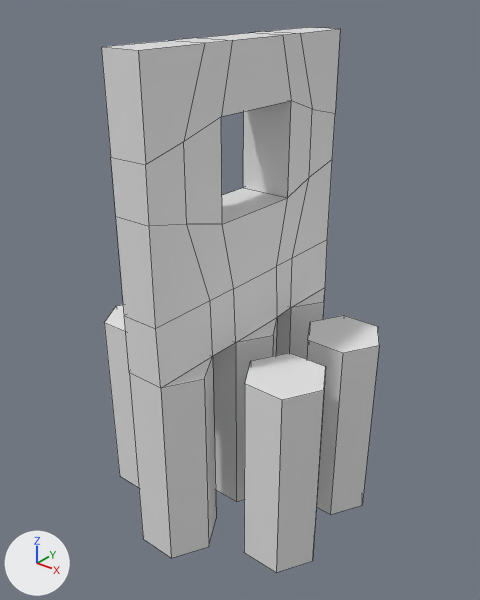
A saved change to the Blender file suporte_hexa.blend.
The view is the same before and after, from a 50 mm camera at (0.0324, -0.0401, 0.0278) aimed at (-0.0001, 0.0006, 0.0026). The axes (+X, +Y, +Z) are drawn at lower left. The lights are the same throughout. Mesh edges are drawn as thin lines.

Objects in the first picture: 'forma inicial.001'.
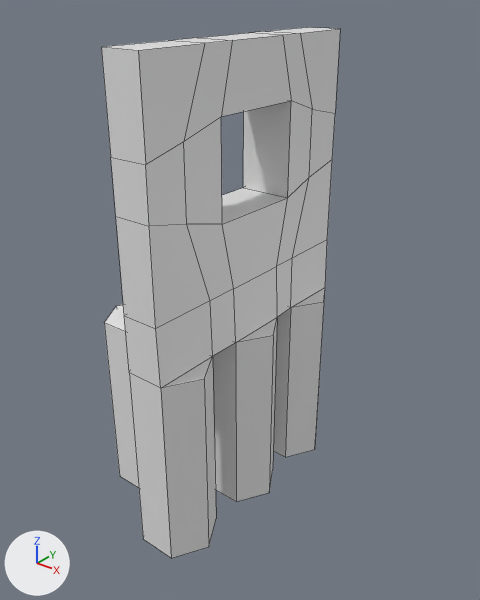
Where the change shows, as pixel boxes [x1, y1, x2, y2] in the pictures (480 x 600 px):
'forma inicial.001', reshaped (14% narrower): before [101, 27, 379, 573]; after [101, 27, 340, 558]
part 1 of me_circle_001, deleted: before [244, 353, 326, 573]
part 2 of me_circle_001, deleted: before [307, 315, 379, 515]

The change in detail:
me_circle_001 has 138 vertices, 135 faces and spans x -0.0239..0.0175, y -0.0109..0.0124, z -0.0117..0.0112.
me_circle_001 is used by ob_forma_inicial_001; location (0.0, 0.0, 0.0); rotation (0.0, 1.571, 0.0), in degrees (0, 90, 0).
me_circle_001 part 1: the loose piece of 12 vertices spanning x 0.0..0.0175, y -0.0065..-0.0005, z 0.0042..0.0112 is deleted.
me_circle_001 part 2: the loose piece of 12 vertices spanning x 0.0..0.0175, y 0.0022..0.0082, z 0.0042..0.0112 is deleted.
